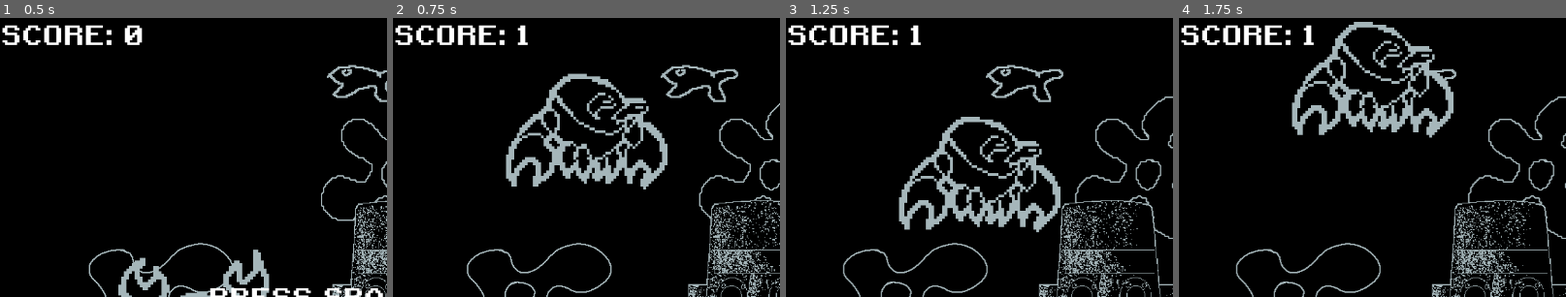
Above: before the commit, frames 1-4 (left to right).
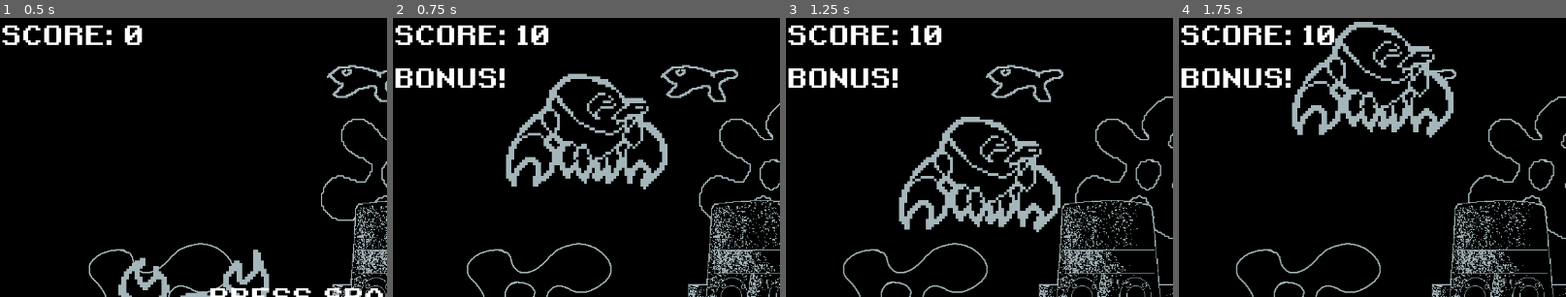
Above: after the commit, the same moments.

Repository: DdeHoog/bit-crab-beat
Game: Godot game, scene res://scenes/main.tscn
Two runs of this game, one before a commit and one after it. Both use one fixed random seed, a clock stepped at 60 frames per second and the inputs below. Sound files missing from this copy of the repository are replaced by a short silence.
Inputs:
- Up to frame 1 (0.5 s): no input
- Up to frame 2 (0.75 s): tap Space (Jump) at 0.5 s; hold Space (Jump) from 0.53 s (still down)
- Up to frame 3 (1.25 s): keep holding Space (Jump)
- Up to frame 4 (1.75 s): release Space (Jump) at 1.28 s; tap Space (Jump) at 1.35, 1.52 s
The pictures show only the part of the screen within x 0-50%, y 0-50%; the shares and areas given below are measured in that part.

Frame 1 is identical in both runs. In frame 2, 1.5% of the frame differs, in the area x 0-41%, y 2-25%; in frame 3, 1.5%; in frame 4, 1.5%.

Commit message:
Score input matched to beat
score +10 when on the beat, display bonus! on HUD to indicate correct timing.

Need to make the timing more generous

Diff:
--- a/scenes/hud.tscn
+++ b/scenes/hud.tscn
@@ -43,3 +43,13 @@
 text = "HIGHSCORE"
 horizontal_alignment = 1
 vertical_alignment = 1
+
+[node name="BonusScoreLabel" type="Label" parent="."]
+offset_top = 64.0
+offset_right = 167.0
+offset_bottom = 115.0
+theme_override_fonts/font = ExtResource("1_ahhtf")
+theme_override_font_sizes/font_size = 40
+text = "BONUS!"
+horizontal_alignment = 1
+vertical_alignment = 1
--- a/scripts/main.gd
+++ b/scripts/main.gd
@@ -33,6 +33,7 @@
 
 	#reset hud
 	$HUD.get_node("StartLabel").show()
+	$HUD.get_node("BonusScoreLabel").hide()
 
 # Called when the node enters the scene tree for the first time.
 func _ready() -> void:
@@ -76,5 +77,10 @@
 
 
 
-func _on_conductor_beat_in_song(position: Variant) -> void:
+func _on_conductor_beat_in_song(position):
+	if Input.is_action_pressed("Jump"):
+			score +=10
+			$HUD.get_node("BonusScoreLabel").show()
+			await get_tree().create_timer(2.0).timeout
+			$HUD.get_node("BonusScoreLabel").hide()
 	score += 1
